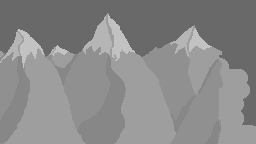
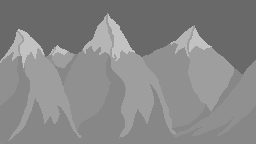
Layered file, before and after one edit (256x144). Changes by layer:
painted on "Shadows" over [0, 42, 256, 144]
painted on "Mountains" over [0, 42, 247, 74]
